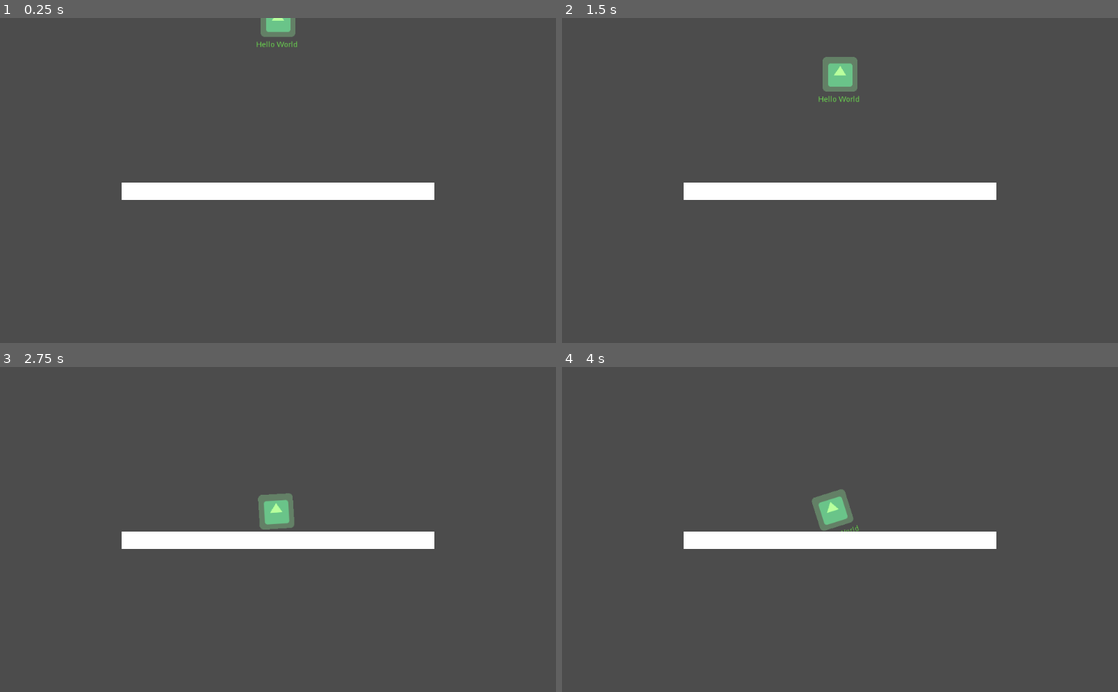
Above: before the commit, frames 1-4 (two rows, left to right).
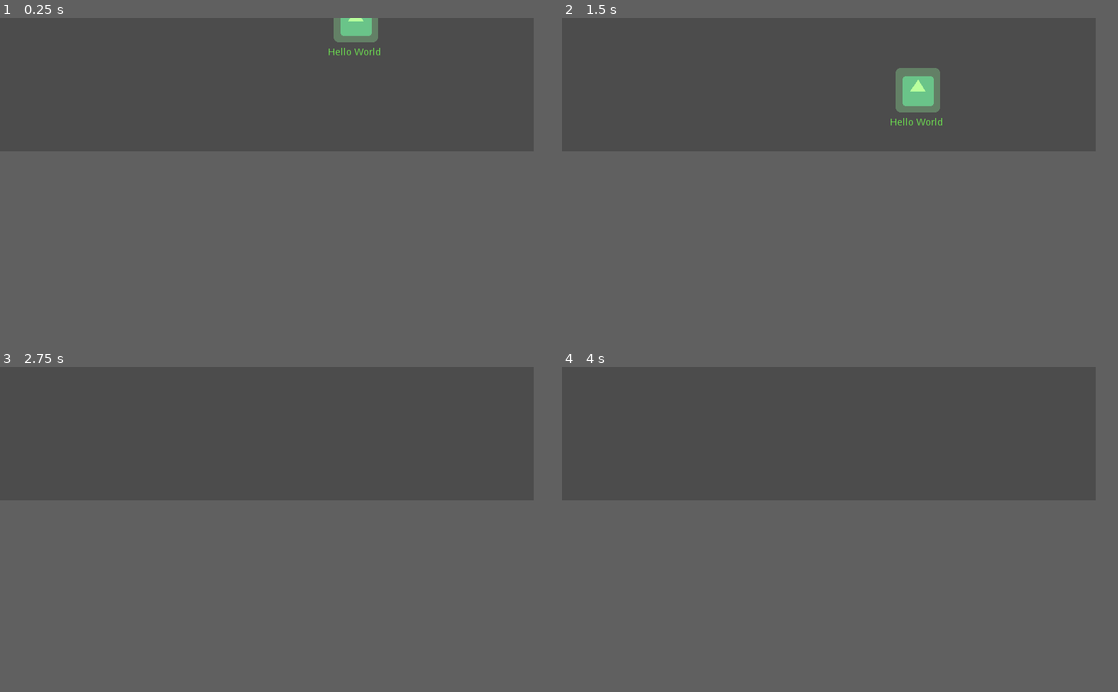
Above: after the commit, the same moments.

Repository: ZeromaXHe/GodotProject
Game: Godot game, scene res://Hello.tscn
The game is run twice, just before and just after one commit, with the same random seed, the same clock (stepped at 60 frames per second) and the same inputs. The project has no main scene, so this scene is started directly. The engine's default icon, where the game draws it, is replaced by a stand-in: a white triangle on a blue panel in a dark square.
Inputs:
- Up to frame 1 (0.25 s): no input
- Up to frame 2 (1.5 s): no input
- Up to frame 3 (2.75 s): no input
- Up to frame 4 (4 s): no input
In our replay, the window is 800x468 before the commit and 768x192 after it. These sizes can differ from the game's own. Grey fills any space a smaller window leaves; there, only what the larger window draws over its background counts as a difference.

The runs differ from the first frame. In frame 1, 4.1% of the frame differs, in the area x 21-79%, y 0-56%; in frame 2, 4.9%, in the area x 21-79%, y 11-56%; in frame 3, 3.7%; in frame 4, 3.7%.

Commit message:
feature (mine_sweeping): 简单控制台输入 GUI 实现，与代码的信号交互

Diff:
--- a/Hello.tscn
+++ b/Hello.tscn
@@ -2,7 +2,6 @@
 
 [ext_resource path="res://hello_world.gd" type="Script" id=1]
 [ext_resource path="res://icon.png" type="Texture" id=2]
-
 
 [sub_resource type="PhysicsMaterial" id=4]
 bounce = 0.1
--- a/mine_sweeping.gd
+++ b/mine_sweeping.gd
@@ -66,6 +66,26 @@
 		print(a)
 
 
+func print_board() -> void:
+	var first_line = ""
+	first_line += "     "
+	for j in range(col):
+		first_line += "%3d " % (j + 1)
+	print(first_line)
+	for i in range(row):
+		var line = ""
+		line += "%3d |" % (i + 1)
+		for j in range(col):
+			if sweeped[i][j]:
+				if mines[i][j] == -1:
+					line += " * |"
+				else:
+					line += " %d |" % mines[i][j]
+			else:
+				line += "███|"
+		print(line)
+
+
 func valid(x: int, y: int) -> bool:
 	return x >= 0 and x < row and y >= 0 and y < col
 
@@ -84,3 +104,14 @@
 # Called every frame. 'delta' is the elapsed time since the previous frame.
 #func _process(delta):
 #	pass
+
+
+func _on_SubmitButton_pressed():
+	var x = $GUI/LineEditX.text.to_int()
+	var y = $GUI/LineEditY.text.to_int()
+	print("try to sweep x=%d, y=%d" % [x, y])
+	if valid(x, y):
+		sweep(x, y)
+		print_board()
+	else:
+		print("x, y 非法")
--- a/mine_sweeping.tscn
+++ b/mine_sweeping.tscn
@@ -2,5 +2,46 @@
 
 [ext_resource path="res://mine_sweeping.gd" type="Script" id=1]
 
-[node name="Node" type="Node"]
+[node name="MineSweepingController" type="Node"]
 script = ExtResource( 1 )
+
+[node name="GUI" type="Control" parent="."]
+
+[node name="SubmitButton" type="Button" parent="GUI"]
+margin_left = 576.0
+margin_top = 80.0
+margin_right = 704.0
+margin_bottom = 120.0
+text = "submit"
+
+[node name="LineEditX" type="LineEdit" parent="GUI"]
+margin_left = 64.0
+margin_top = 80.0
+margin_right = 256.0
+margin_bottom = 120.0
+
+[node name="LineEditY" type="LineEdit" parent="GUI"]
+margin_left = 320.0
+margin_top = 80.0
+margin_right = 512.0
+margin_bottom = 120.0
+
+[node name="LabelX" type="Label" parent="GUI"]
+margin_left = 128.0
+margin_top = 40.0
+margin_right = 192.0
+margin_bottom = 80.0
+text = "X"
+align = 1
+valign = 1
+
+[node name="LabelY" type="Label" parent="GUI"]
+margin_left = 384.0
+margin_top = 40.0
+margin_right = 448.0
+margin_bottom = 80.0
+text = "Y"
+align = 1
+valign = 1
+
+[connection signal="pressed" from="GUI/SubmitButton" to="." method="_on_SubmitButton_pressed"]
--- a/project.godot
+++ b/project.godot
@@ -13,6 +13,11 @@
 config/name="GodotProject"
 config/icon="res://icon.png"
 
+[display]
+
+window/size/width=768
+window/size/height=192
+
 [gui]
 
 common/drop_mouse_on_gui_input_disabled=true
